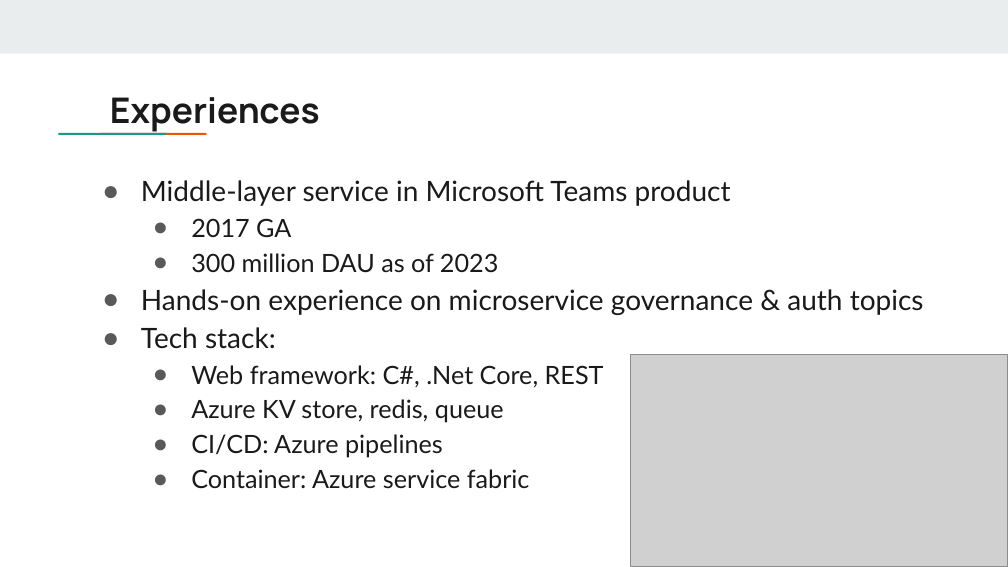
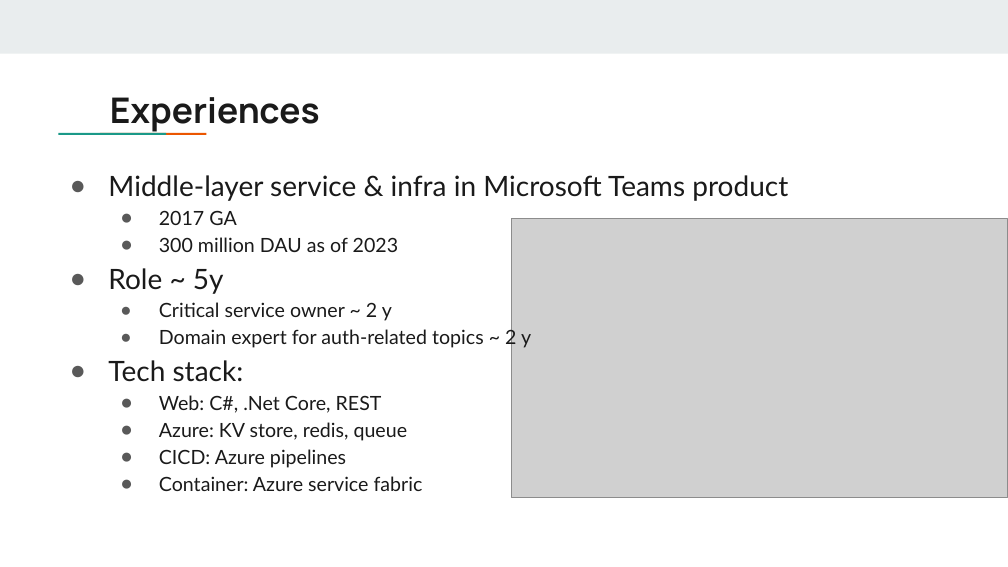
Before and after one commit to DreamOfTheRedChamber/my-resume, a slide deck: slide 2 of ExperiencesTalks/AuthzServiceMigration.pptx (slide 3 before the commit). Drawn at 1008x567 pixels with LibreOffice and Linux fonts; fonts in the diff are those of the drawing; grey boxes stand for pictures. Boxes give left, top, right and bottom in pixels: in the first picture for what was removed or moved away, otherwise in the second. Text is boxed around its words. In the diff, an @@ line names an element or a change of style, - is before the commit and + after.

Commit message:
refactor

```diff
--- a/ExperiencesTalks/AuthzServiceMigration.pptx
+++ b/ExperiencesTalks/AuthzServiceMigration.pptx
@@ text "Middle-layer service & infra in ...": place and size @@
-text "Middle-layer service & infra in ..." at [141,180,924,488]
+text "Middle-layer service & infra in ..." at [108,175,788,491]
@@ text at [108,175,788,201]: text changed @@
-● Middle-layer service in Microsoft Teams product
+● Middle-layer service & infra in Microsoft Teams product
@@ text at [108,210,423,491]: size 18 to 14 pt in "2017 GA", "300 million DAU as of 2023", "Container: Azure service fabric" @@
@@ picture: place and size @@
-picture at [631,355,1008,566]
+picture at [512,219,1008,498]
@@ text at [108,268,531,350]: text changed; size 20 to 14 pt @@
-● Hands-on experience on microservice governance & auth topics
+● Role ~ 5y
+  ● Critical service owner ~ 2 y
+  ● Domain expert for auth-related topics ~ 2 y
@@ text at [159,395,408,468]: text changed; size 18 to 14 pt @@
-  ● Web framework: C#, .Net Core, REST
-  ● Azure KV store, redis, queue
-  ● CI/CD: Azure pipelines
+  ● Web: C#, .Net Core, REST
+  ● Azure: KV store, redis, queue
+  ● CICD: Azure pipelines
```
Also in this commit, not shown: 10 other slides changed, 10 slides added, 9 slides removed.
